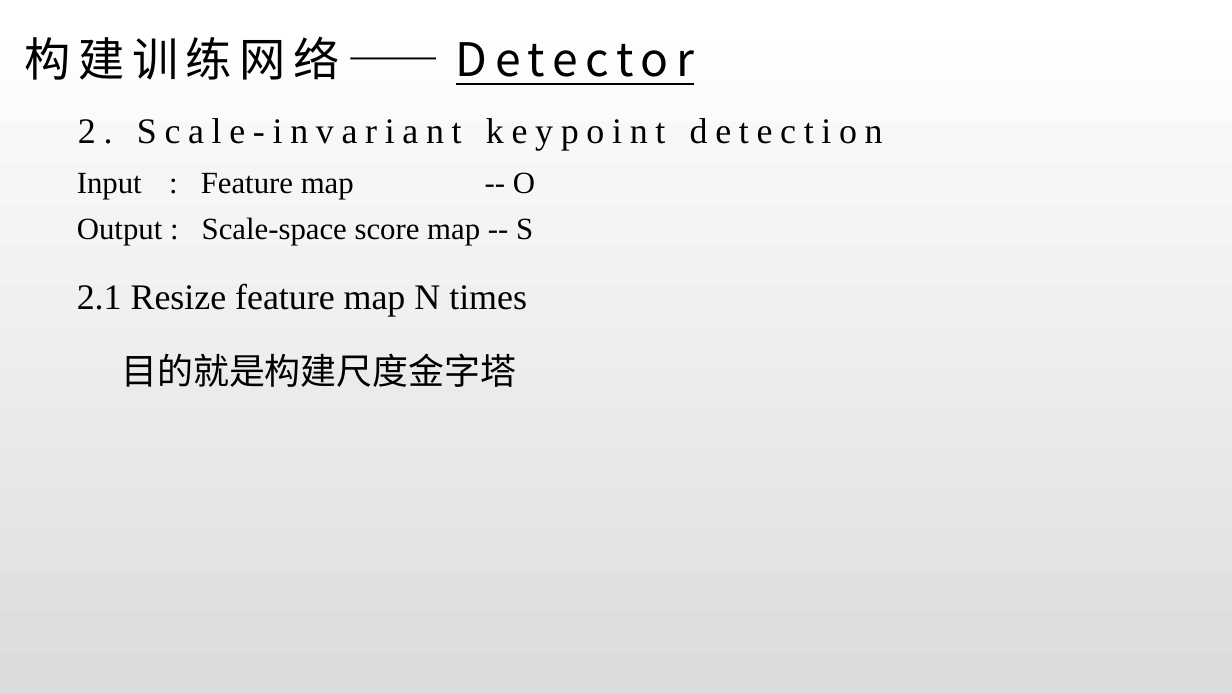
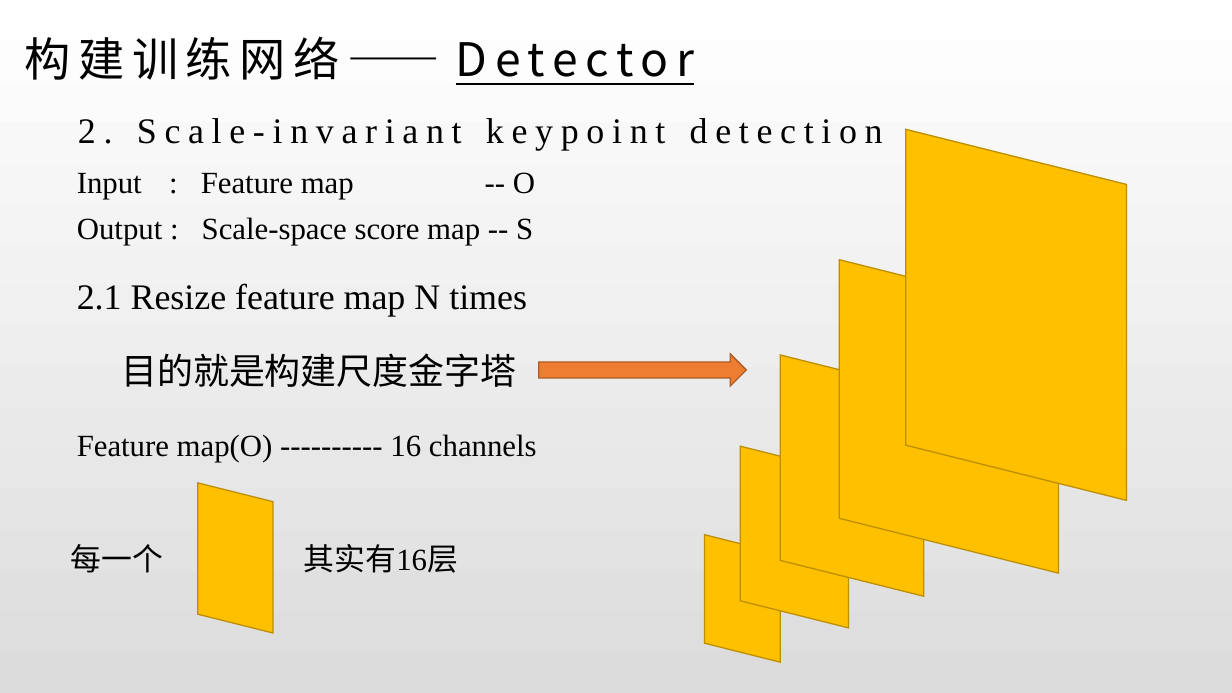
Before and after one commit to iamwangyabin/Awesome-Papers, a slide deck: slide 13 of paper/LF.pptx (slide 10 before the commit). Drawn at 1232x693 pixels with LibreOffice and Linux fonts; fonts in the diff are those of the drawing. Boxes give left, top, right and bottom in pixels: in the first picture for what was removed or moved away, otherwise in the second. Text is boxed around its words. In the diff, an @@ line names an element or a change of style, - is before the commit and + after.

```diff
--- a/paper/LF.pptx
+++ b/paper/LF.pptx
@@ parallelogram added at [906,129,1127,500], fill #FFC000, outline #BD8E00 1 pt @@
@@ parallelogram added at [839,260,1058,573], fill #FFC000, outline #BD8E00 1 pt @@
@@ right arrow added at [539,354,747,386], fill #ED7D31, outline #AF5C24 1 pt @@
@@ parallelogram added at [781,355,924,596], fill #FFC000, outline #BD8E00 1 pt @@
@@ text added at [77,434,537,462], 24 pt, text #000000 @@
+Feature map(O) ---------- 16 channels
@@ parallelogram added at [740,446,848,628], fill #FFC000, outline #BD8E00 1 pt @@
@@ parallelogram added at [197,483,272,633], fill #FFC000, outline #BD8E00 1 pt @@
@@ parallelogram added at [704,535,780,663], fill #FFC000, outline #BD8E00 1 pt @@
@@ text added at [71,544,458,573], 24 pt, text #000000 @@
+每一个 其实有16层
```
Also in this commit, not shown: 7 other slides changed, 14 slides added.
